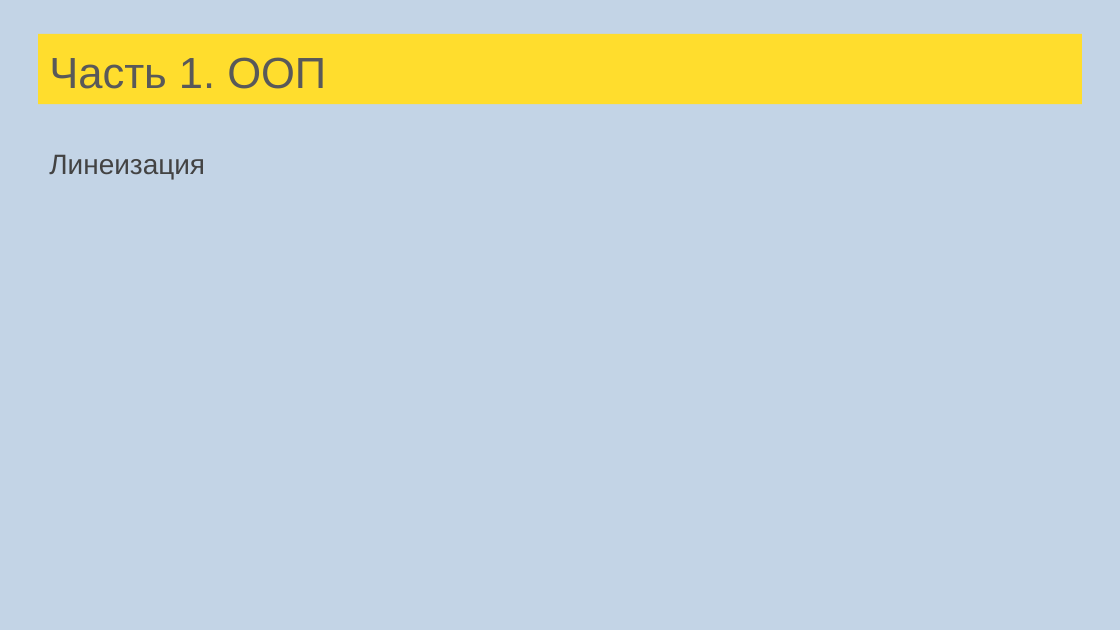
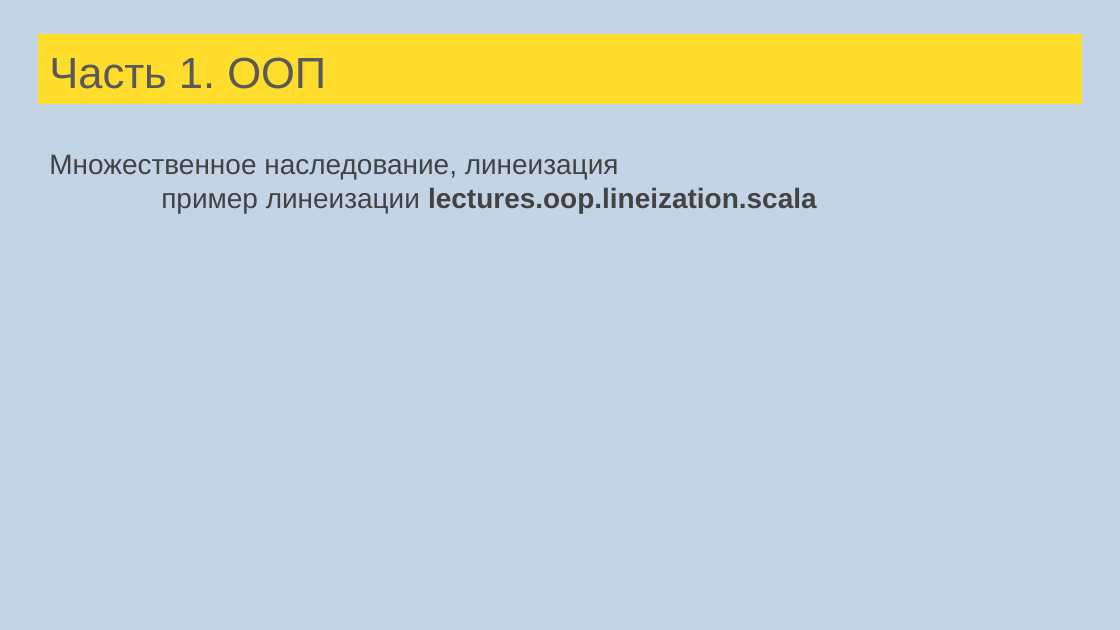
Before and after one commit to sergeypopov83/scala-school, a slide deck: slide 110 of src/main/resources/Лекции Scala для FinTech.pptx (slide 99 before the commit). Drawn at 1120x630 pixels with LibreOffice and Linux fonts; fonts in the diff are those of the drawing. Boxes give left, top, right and bottom in pixels: in the first picture for what was removed or moved away, otherwise in the second. Text is boxed around its words. In the diff, an @@ line names an element or a change of style, - is before the commit and + after.

```diff
--- a/src/main/resources/Лекции Scala для FinTech.pptx
+++ b/src/main/resources/Лекции Scala для FinTech.pptx
@@ text removed at (x1=49, y1=154, x2=205, y2=180) @@
-Линеизация
@@ text added at (x1=49, y1=154, x2=817, y2=213), 18 pt, text #434343 @@
+Множественное наследование, линеизация
+пример линеизации lectures.oop.lineization.scala
```
Also in this commit, not shown: 4 other slides changed, 17 slides added, 1 slide removed, 16 other files.
